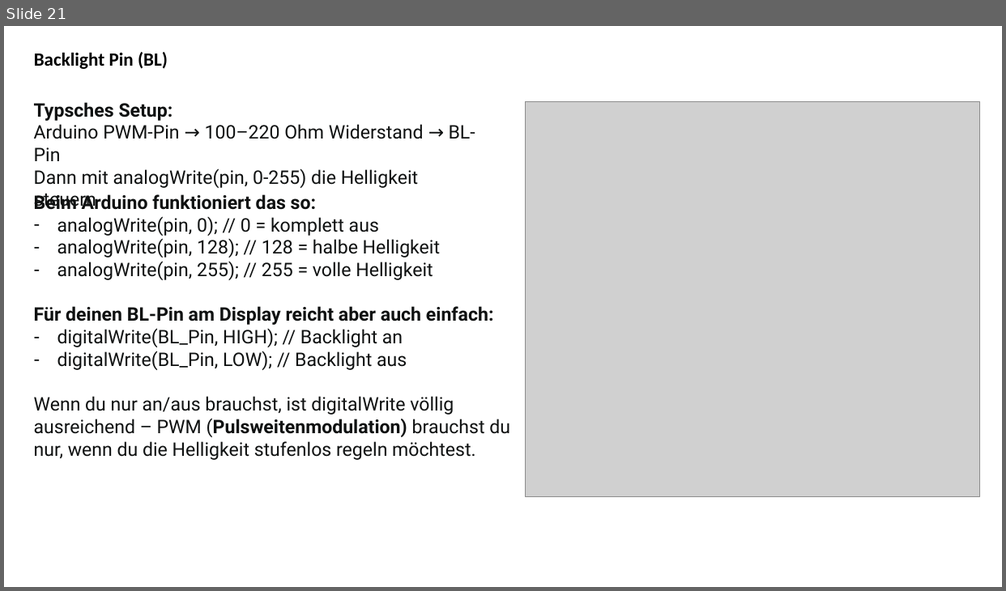
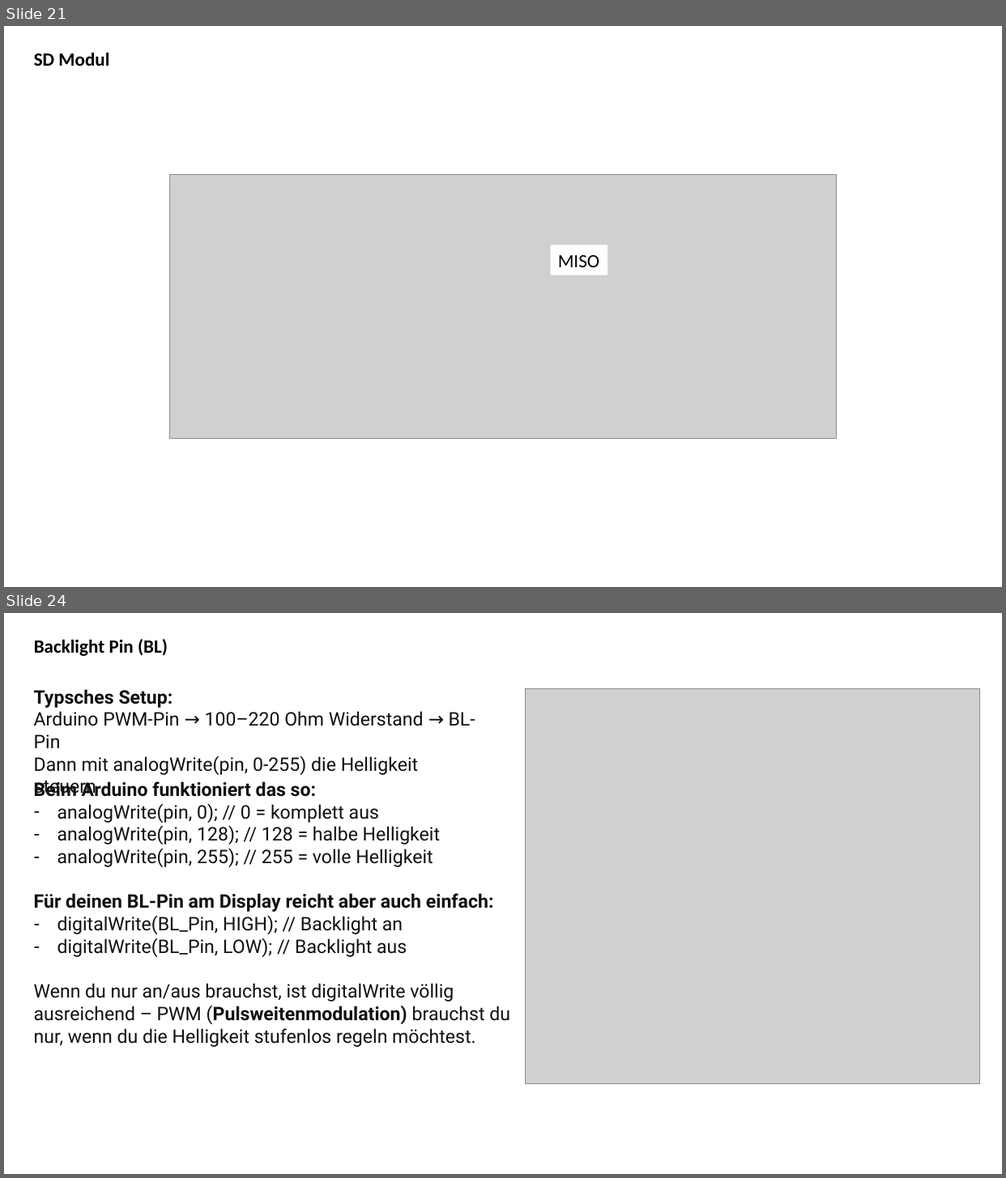
Before and after one commit to jeskes/activityboard, a slide deck: Activityboard.pptx. Shown one above the other, each under a label of ours: slide 21 before the commit, slides 21 and 24 after it; the slides between them are not shown. The pictures are 1006x591 and 1006x1178 pixels, drawn with LibreOffice and Linux fonts; fonts in the diff are those of the drawing; grey boxes stand for pictures. Boxes give left, top, right and bottom in pixels: in the first picture for what was removed or moved away, otherwise in the second. Text is boxed around its words. In the diff, an @@ line names an element or a change of style, - is before the commit and + after.

```diff
--- a/Activityboard.pptx
+++ b/Activityboard.pptx
@@ slide 21 added at (x1=4, y1=26, x2=1002, y2=587), background #FFFFFF @@
@@ title added at (x1=34, y1=52, x2=109, y2=66), 18 pt, text #000000, bold @@
+SD Modul
@@ picture added at (x1=169, y1=175, x2=837, y2=438) @@
@@ rectangle added at (x1=551, y1=246, x2=607, y2=275), fill #FFFFFF, 18 pt, text #000000 @@
+MISO
@@ what was slide 21 is now slide 24 @@
```
Also in this commit, not shown: 1 slide changed, 3 other slides added, 1 slide removed, 21 other files.
